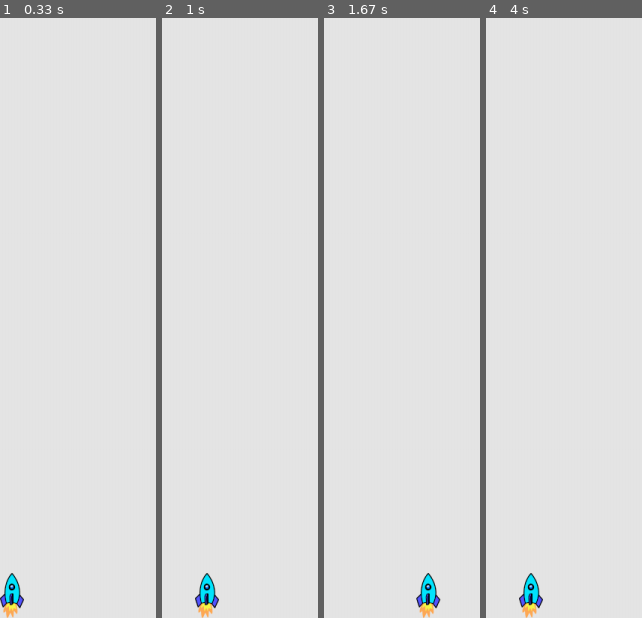
Above: before the commit, frames 1-4 (left to right).
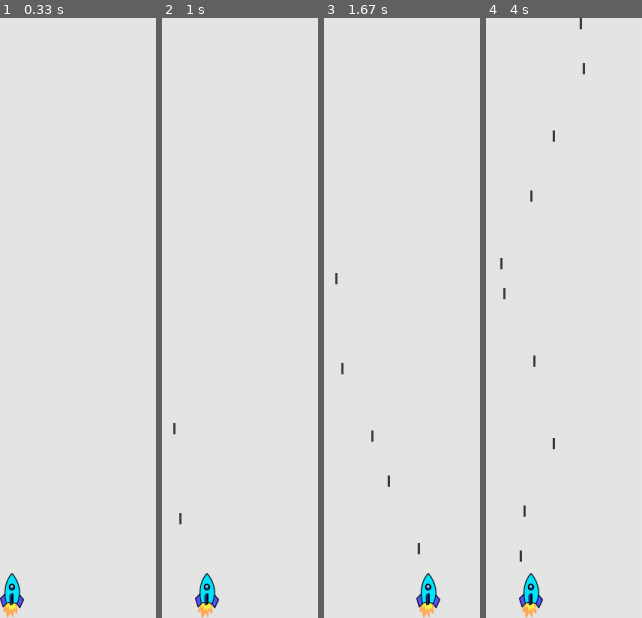
Above: after the commit, the same moments.

Repository: ArtemChemist/PyGame_Test
Game: pygame game, started from alien_invasion.py
Two runs of this game, one before a commit and one after it. Both use one fixed random seed, a clock stepped at 60 frames per second and the inputs below.
Inputs:
- Up to frame 1 (0.33 s): no input
- Up to frame 2 (1 s): tap Space at 0.33, 0.73 s; hold Right from 0.67 s (still down)
- Up to frame 3 (1.67 s): tap Space at 1.03, 1.23, 1.53 s; release Right at 1.13 s; hold Right 1.17-1.63 s
- Up to frame 4 (4 s): hold Left 1.67-2.2 s; tap Space at 1.73, 2.03, 2.3, 2.6, 2.73, 3.03, 3.4, 3.7, 3.9 s; hold Left 2.23-2.63 s; hold Right 2.67-3.3 s; hold Left 3.33-3.8 s; hold Right from 3.83 s (still down)

Frame 1 is identical in both runs. In frame 2, less than 0.1% of the frame differs, in the area x 7-13%, y 67-85%; in frame 3, 0.2%; in frame 4, 0.4%, in the area x 8-64%, y 0-91%.

Commit message:
Added bullets

Diff:
--- a/alien_invasion.py
+++ b/alien_invasion.py
@@ -2,6 +2,7 @@
 from settings import Settings
 from ship import Ship
 import game_functions as gf
+from pygame.sprite import Group
 
 def run_game():
     """
@@ -21,13 +22,15 @@
     #Make a ship
     ship = Ship(screen, ai_set)
 
+    #Make a group of bullets
+    bullets = Group()
+
     #Start the main loop
     while True:
-        #Listen to keyboard/mouse events
-        gf.check_events(ship)
-        #Update ship position on te screen
-        ship.update()
-        #Update screen every turn of the main cycle
-        gf.update_screen(ai_set, screen, ship)
+        #Every turn of the main cycle
+        gf.check_events(ai_set, screen, ship, bullets)  #Listen to keyboard/mouse events
+        ship.update()                                   #Update ship position on te screen
+        bullets.update()                                #Update group of bullets
+        gf.update_screen(ai_set, screen, ship, bullets) #Update screen
 
 run_game()
--- a/bullet.py
+++ b/bullet.py
@@ -3,22 +3,22 @@
 
 class Bullet(Sprite):
     def __init__(self, ai_settings, screen, ship):
-        super().__init__()
-        self.set = ai_settings
+        super(Bullet, self).__init__()
         self.screen = screen
 
 
-        self.rect = pygame.Rect(0,0,self.set.bullet_width, self.set.bullet_length)
-        self.x = float(ship.rect.centerx)
-        self.y = float(ship.rect.top)
+        self.rect = pygame.Rect(0,0,ai_settings.bullet_width, ai_settings.bullet_length)
+        self.rect.centerx = ship.rect.centerx
+        self.rect.top = ship.rect.top
+
+        self.y = float(self.rect.y)
 
         self.color = ai_settings.bulet_color
         self.speed = ai_settings.bullet_speed
 
-        self.moving = False
-    def update():
+    def update(self):
         """ moves bullet image once it's fired"""
         self.y -=self.speed
-        self.rect.y = init(self.y)
+        self.rect.y = self.y
     def draw (self):
-        pygem.draw.rect(self.screen, self.color, self.rect)
+        pygame.draw.rect(self.screen, self.color, self.rect)
--- a/game_functions.py
+++ b/game_functions.py
@@ -1,7 +1,8 @@
 import sys
 import pygame
+from bullet import Bullet
 
-def check_events(ship):
+def check_events(ai_set, screen, ship, bullets):
     """
     Respond to keyboard and mouse
     Returns
@@ -13,11 +14,11 @@
         if event.type == pygame.QUIT: #Quit if user asked to
             sys.exit()
         elif event.type == pygame.KEYDOWN:
-            handle_key_down(event, ship)
+            handle_key_down(ai_set, screen, event, ship, bullets)
         elif event.type == pygame.KEYUP:
             handle_key_up(event, ship)
 
-def handle_key_down(event_to_handle,ship):
+def handle_key_down(ai_set, screen, event_to_handle,ship, bullets):
 
     """
     Respond to keypresses
@@ -25,10 +26,13 @@
     -------
     None.
     """
-    if event_to_handle.key == pygame.K_RIGHT: #Go right
+    if event_to_handle.key == pygame.K_RIGHT:   #Go right
         ship.moving_r = True
-    if event_to_handle.key == pygame.K_LEFT:  #Go left
+    elif event_to_handle.key == pygame.K_LEFT:  #Go left
         ship.moving_l = True
+    elif event_to_handle.key == pygame.K_SPACE:  #make a new bullet
+        new_bullet = Bullet(ai_set,screen,ship)
+        bullets.add(new_bullet)
 
 def handle_key_up(event_to_handle,ship):
     """
@@ -42,7 +46,7 @@
     if event_to_handle.key == pygame.K_LEFT:  #Go left
         ship.moving_l = False
 
-def update_screen(ai_set, screen, ship):
+def update_screen(ai_set, screen, ship, bullets):
     """
     Update images on the screen and flip to the new screen
 
@@ -62,4 +66,6 @@
     """
     screen.fill(ai_set.bcgr_color)
     ship.blitme()
+    for bullet in bullets:  #Redraw all bullets
+        bullet.draw()
     pygame.display.flip()
--- a/settings.py
+++ b/settings.py
@@ -13,6 +13,6 @@
 
         #Bullets
         self.bullet_speed = 5
-        self.bullet_width = 2
-        self.bullet_length = 10
-        self.bulet_color = (200, 50,0)
+        self.bullet_width = 3
+        self.bullet_length = 15
+        self.bulet_color = (60, 60,60)
Not shown, added: .gitignore
